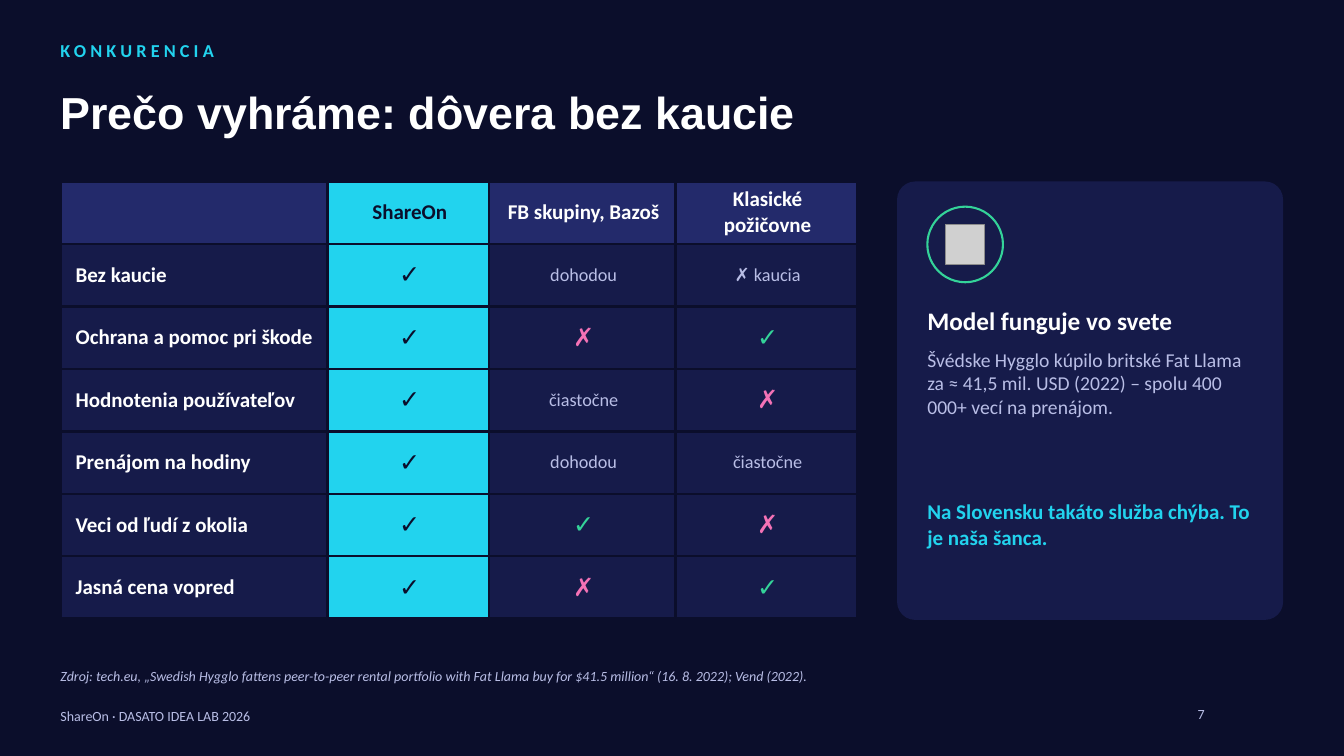
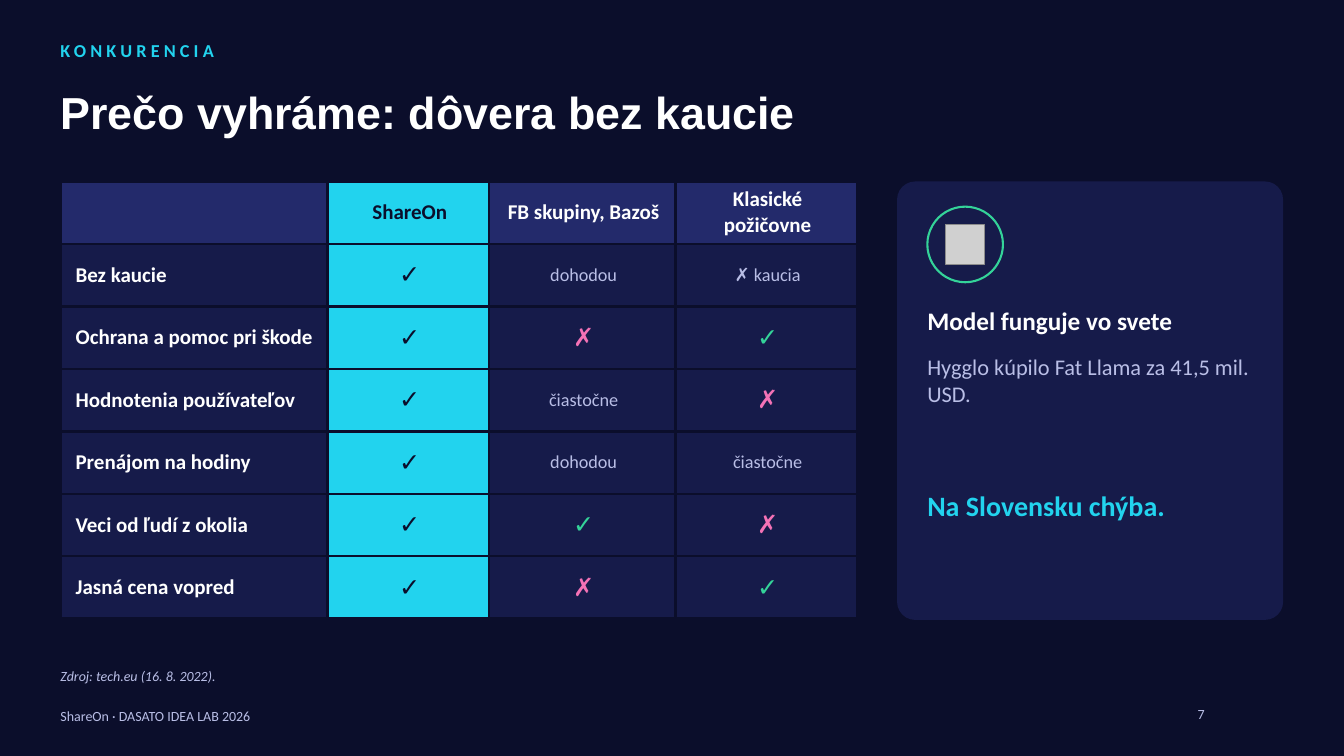
Before and after one commit to samueljurik5-web/shareon, a slide deck: slide 7 of docs/pitch/ShareOn-pitch-deck.pptx. Drawn at 1344x756 pixels with LibreOffice and Linux fonts; fonts in the diff are those of the drawing; grey boxes stand for pictures; background and template pictures are left out. Boxes give left, top, right and bottom in pixels: in the first picture for what was removed or moved away, otherwise in the second. Text is boxed around its words. In the diff, an @@ line names an element or a change of style, - is before the commit and + after.

```diff
--- a/docs/pitch/ShareOn-pitch-deck.pptx
+++ b/docs/pitch/ShareOn-pitch-deck.pptx
@@ text at [927, 359, 1249, 402]: text changed; size 14 to 16 pt @@
-Švédske Hygglo kúpilo britské Fat Llama za ≈ 41,5 mil. USD (2022) – spolu 400 000+ vecí na prenájom.
+Hygglo kúpilo Fat Llama za 41,5 mil. USD.
@@ text at [927, 496, 1165, 521]: text changed; size 15 to 20 pt @@
-Na Slovensku takáto služba chýba. To je naša šanca.
+Na Slovensku chýba.
@@ text at [60, 671, 216, 684]: text changed @@
-Zdroj: tech.eu, „Swedish Hygglo fattens peer-to-peer rental portfolio with Fat Llama buy for $41.5 million“ (16. 8. 2022); Vend (2022).
+Zdroj: tech.eu (16. 8. 2022).
```
Also in this commit, not shown: 10 other slides changed, 1 other file.
